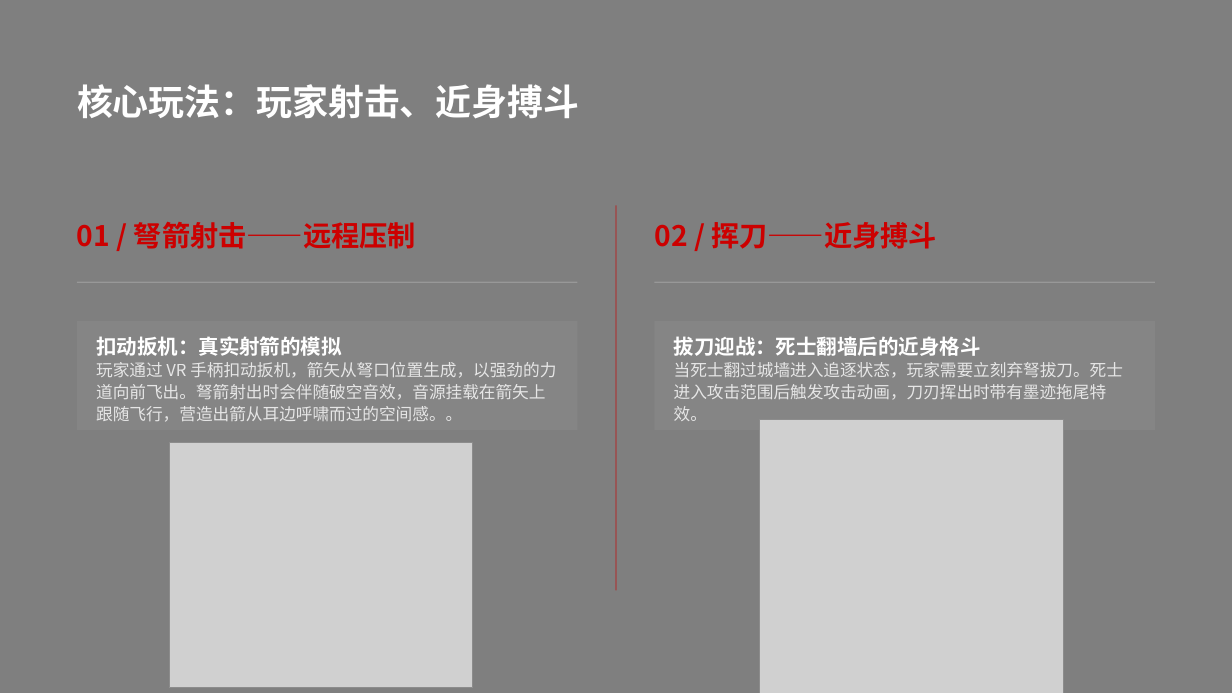
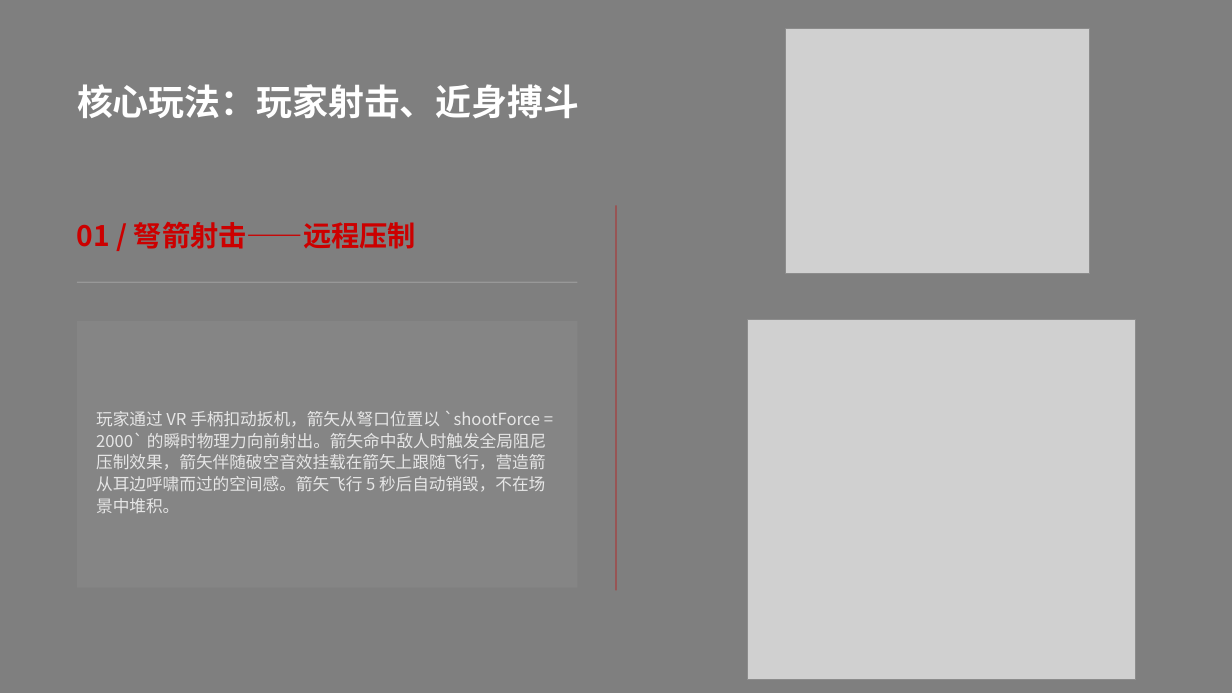
Before and after one commit to W-SEANVeen/ISF2, a slide deck: slide 12 of Docs/《孤城》VR游戏设计答辩.pptx. Drawn at 1232x693 pixels with LibreOffice and Linux fonts; fonts in the diff are those of the drawing; grey boxes stand for pictures; background and template pictures are left out. Boxes give left, top, right and bottom in pixels: in the first picture for what was removed or moved away, otherwise in the second. Text is boxed around its words. In the diff, an @@ line names an element or a change of style, - is before the commit and + after.

```diff
--- a/Docs/《孤城》VR游戏设计答辩.pptx
+++ b/Docs/《孤城》VR游戏设计答辩.pptx
@@ picture: place and size @@
-picture at (169,443,472,688)
+picture at (787,29,1090,274)
@@ text removed at (654,222,936,249) @@
-02 / 挥刀——近身搏斗
@@ line removed from (654, 283) to (1155, 283) @@
@@ rounded rectangle: place and size @@
-rounded rectangle at (77,321,578,430)
+rounded rectangle at (77,321,578,588)
@@ rounded rectangle removed at (654,321,1155,430) @@
@@ picture: place and size @@
-picture at (760,420,1065,693)
+picture at (748,320,1136,680)
@@ text removed at (674,336,1123,421) @@
-拔刀迎战：死士翻墙后的近身格斗
-当死士翻过城墙进入追逐状态，玩家需要立刻弃弩拔刀。死士进入攻击范围后触发攻击动画，刀刃挥出时带有墨迹拖尾特效。
@@ text at (96,411,546,513): text changed @@
-扣动扳机：真实射箭的模拟
-玩家通过 VR 手柄扣动扳机，箭矢从弩口位置生成，以强劲的力道向前飞出。弩箭射出时会伴随破空音效，音源挂载在箭矢上跟随飞行，营造出箭从耳边呼啸而过的空间感。。
+玩家通过 VR 手柄扣动扳机，箭矢从弩口位置以 `shootForce = 2000` 的瞬时物理力向前射出。箭矢命中敌人时触发全局阻尼压制效果，箭矢伴随破空音效挂载在箭矢上跟随飞行，营造箭从耳边呼啸而过的空间感。箭矢飞行 5 秒后自动销毁，不在场景中堆积。
```
Also in this commit, not shown: 1 other slide changed, 1 slide added, 4 other files.
